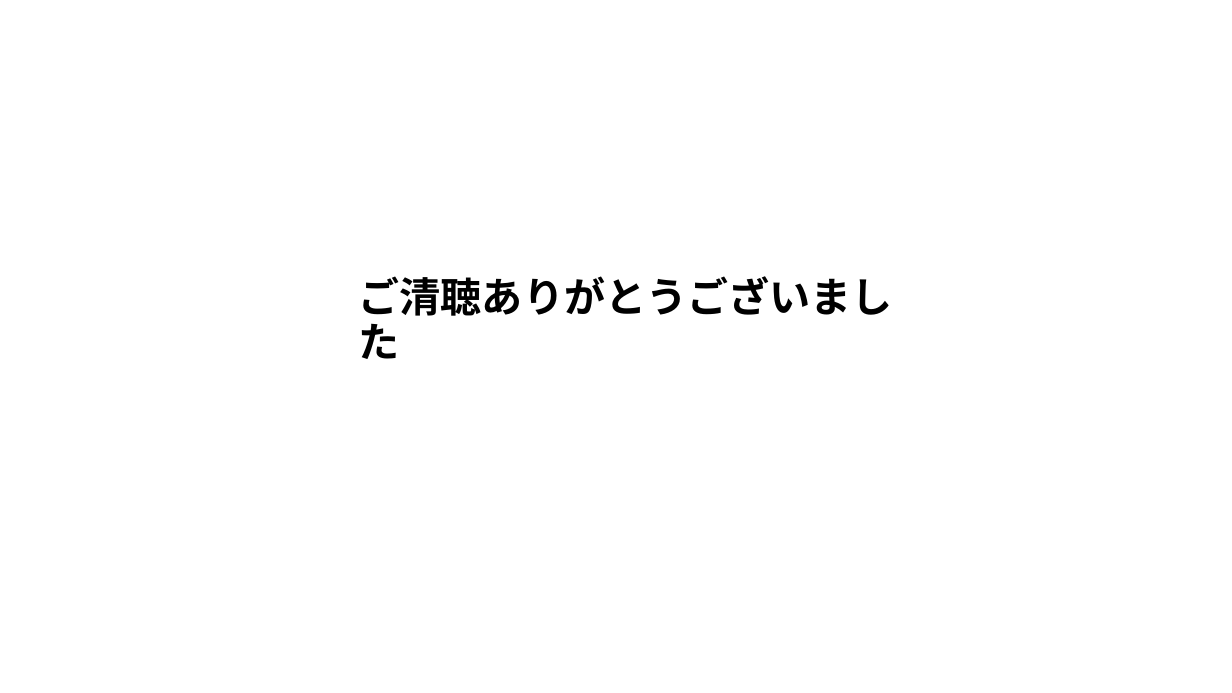
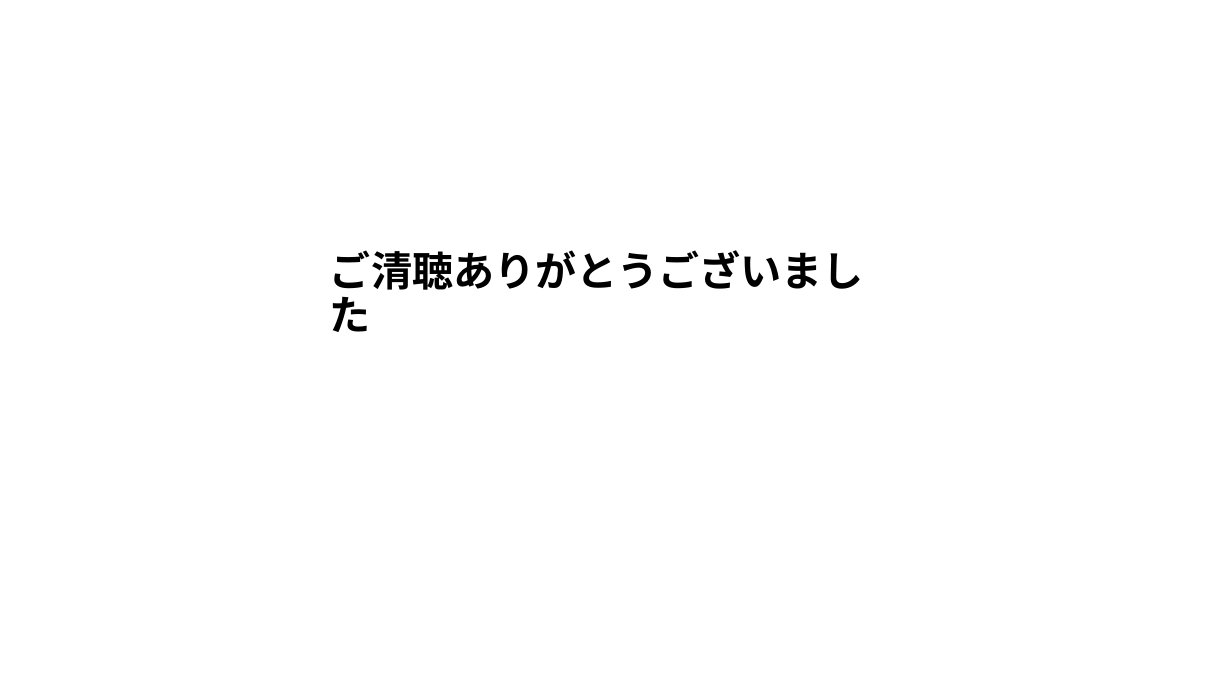
Before and after one commit to plusdojo2025/A5, a slide deck: slide 7 of documents/発表準備/6月成果発表会.pptx (slide 6 before the commit). Drawn at 1232x693 pixels with LibreOffice and Linux fonts; fonts in the diff are those of the drawing. Boxes give left, top, right and bottom in pixels: in the first picture for what was removed or moved away, otherwise in the second. Text is boxed around its words. In the diff, an @@ line names an element or a change of style, - is before the commit and + after.

```diff
--- a/documents/発表準備/6月成果発表会.pptx
+++ b/documents/発表準備/6月成果発表会.pptx
@@ title "ご清聴ありがとうございました" moved from (x1=359, y1=276, x2=893, y2=359) to (x1=330, y1=250, x2=864, y2=332) @@
```
Also in this commit, not shown: 1 slide added, 2 other files.
